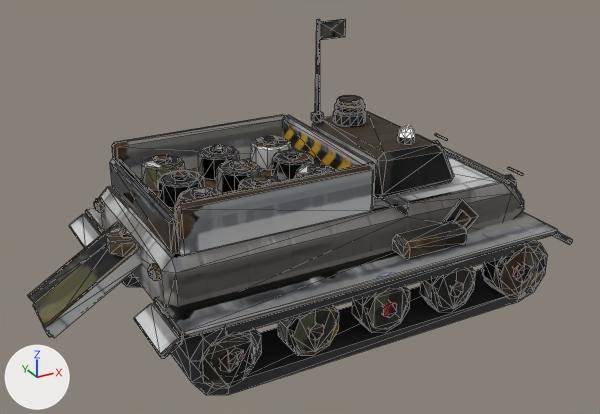
Renders of the glTF model public/models/mnly.allies.glb from each side of a commit.
Camera for both pictures: a 50 mm lens placed at (-0.736, -1.276, 0.811), pointed at (-0.053, -0.034, 0.19). The lights are fixed; the arrows at lower left show +X, +Y and +Z. The first picture is the older version. Mesh edges are drawn as thin lines. Where no turn or scale is listed for an object, it has been applied to the vertices. Vertices at exactly the same position are counted once.

In view in the first picture: 'drop_mesh', 'root_mesh'.
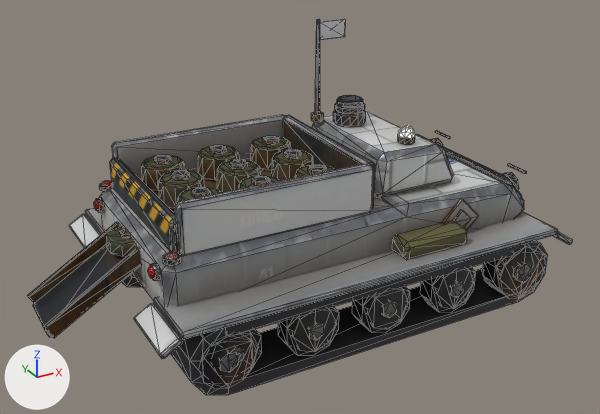
Boxes [x1, y1, x2, y2] around the edits, measured in the pictures (600 x 414 px; the box of a moved part takes in the faces that stretch with it):
part 1 of me_root, added
    after: [163, 254, 181, 266]
part 2 of me_root, moved or reshaped
    before: [312, 111, 454, 198]
    after: [312, 111, 454, 197]
part 3 of me_root, moved or reshaped (mostly hidden before)
    before: [433, 140, 441, 145]
    after: [430, 138, 443, 146]
part 4 of me_root, moved or reshaped
    before: [505, 174, 517, 188]
    after: [503, 172, 519, 190]
part 5 of me_root, added
    after: [435, 131, 451, 139]
part 6 of me_root, added
    after: [508, 164, 527, 173]
part 7 of me_root, added
    after: [101, 180, 112, 186]
part 8 of me_root, added
    after: [165, 251, 178, 259]
part 9 of me_root, added
    after: [99, 183, 112, 191]
part 10 of me_root, deleted
    before: [507, 167, 523, 176]
part 11 of me_root, surface changed
    both: [27, 19, 573, 389]

Edits to the bpy script that builds the scene:
```text
Change me_root:
    used by ob_root_mesh; location = (-0.059, 0.0, 0.252)
    remove me_root.from_pydata(...)  # 1976 vertices, 2971 faces; spans x -0.483..0.483, y -0.262..0.262, z -0.251..0.251
    add me_root.from_pydata(...)  # 2042 vertices, 3079 faces; spans x -0.483..0.483, y -0.262..0.262, z -0.251..0.251
    me_root part 1: a new loose piece, an 8-sided cylinder along z spanning x -0.3102..-0.2816, y -0.1843..-0.1557, z -0.0378..-0.029, in mat_body
    me_root part 2: the loose piece of 24 vertices spanning x 0.11..0.296, y -0.13..0.13, z -0.036..0.051 is scaled about its middle by (0.991, 0.995, 0.984)
    me_root part 3: the loose piece of 16 vertices spanning x 0.426..0.439, y 0.099..0.141, z -0.09..-0.049 is scaled about its middle by 1.2
    me_root part 4: the loose piece of 16 vertices spanning x 0.426..0.439, y -0.141..-0.099, z -0.09..-0.049 is scaled about its middle by 1.2
    me_root part 5: a new loose piece, a box spanning x 0.4521..0.4561, y 0.095..0.145, z -0.0408..-0.0368, in mat_body
    me_root part 6: a new loose piece, a box spanning x 0.4521..0.4561, y -0.145..-0.095, z -0.0408..-0.0368, in mat_body
    me_root part 7: a new loose piece of 17 vertices spanning x -0.307..-0.285, y 0.159..0.181, z -0.029..-0.022, in mat_body
    me_root part 8: a new loose piece of 17 vertices spanning x -0.307..-0.285, y -0.181..-0.159, z -0.029..-0.022, in mat_body
    me_root part 9: a new loose piece of 16 vertices spanning x -0.31..-0.282, y 0.156..0.184, z -0.038..-0.029, in mat_body
    me_root part 10: the loose piece of 8 vertices spanning x 0.448..0.452, y -0.141..-0.099, z -0.046..-0.042 is deleted
    me_root part 11: 2460 kept faces spanning x -0.483..0.483, y -0.262..0.262, z -0.242..0.251 get new texture (UV) coordinates
    other edits to the shape of me_root do not show in these pictures
```
